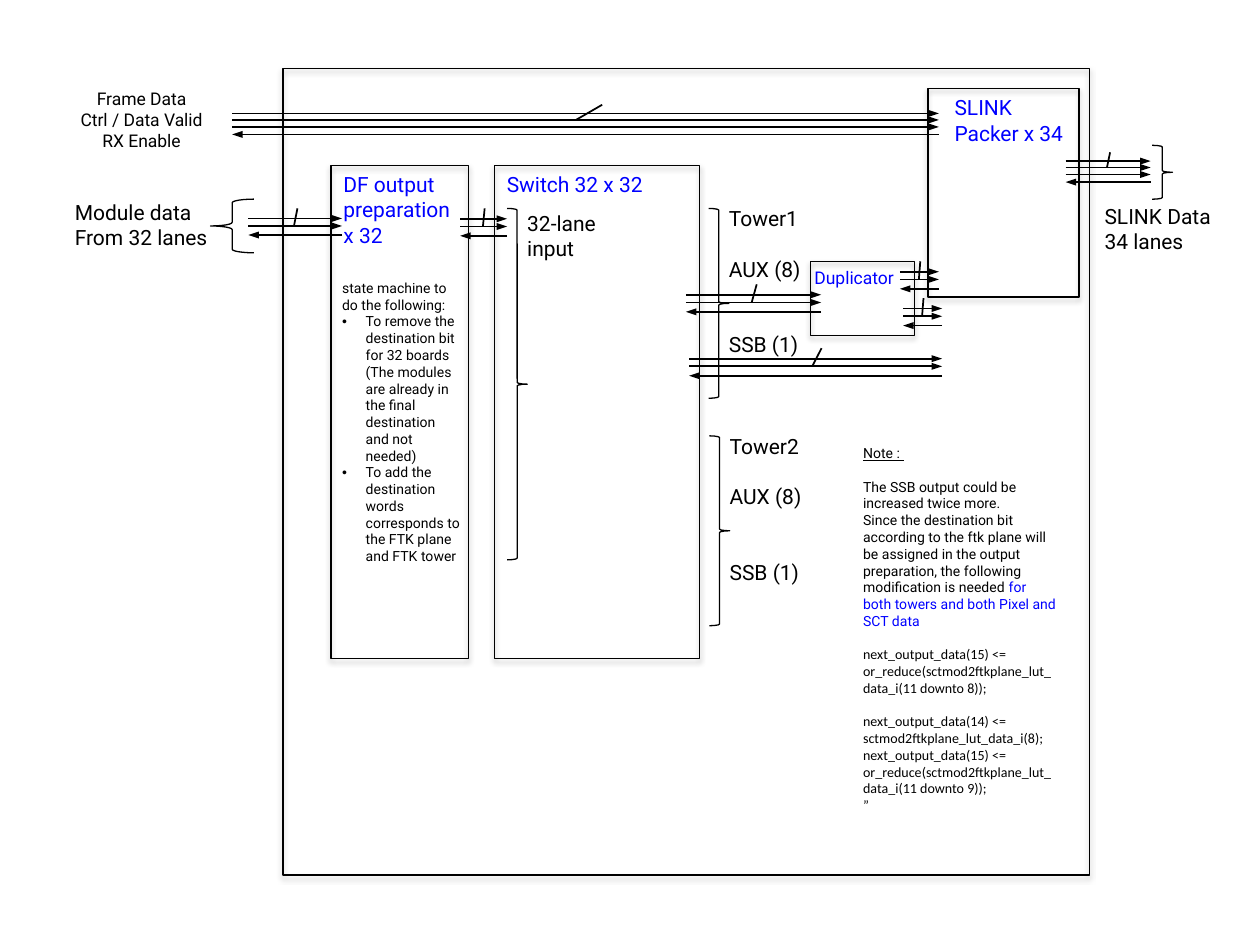
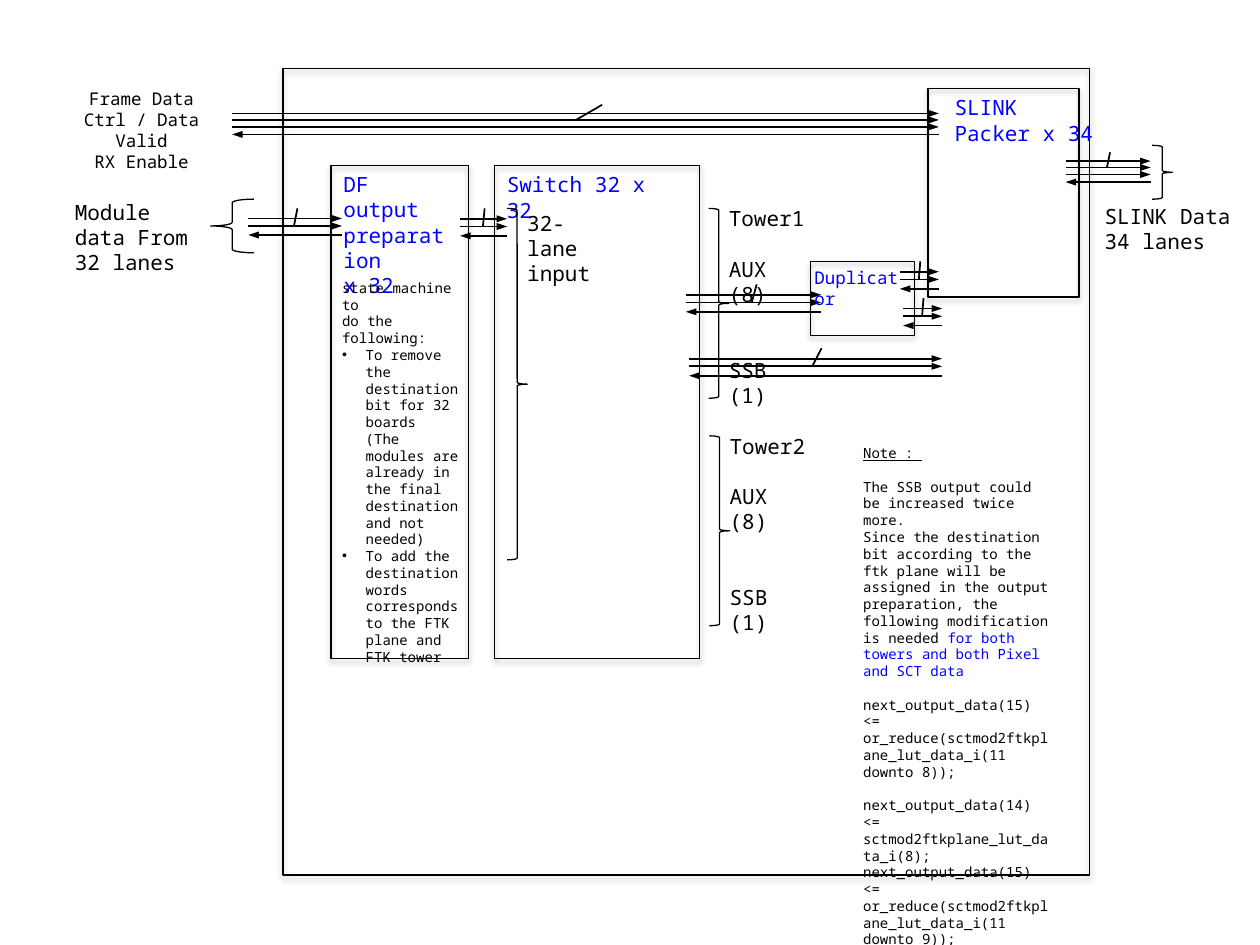
Before and after one commit to zihaoj/DataFormatterSpec, a slide deck: slide 10 of figures.pptx (slide 9 before the commit). Drawn at 1260x945 pixels with LibreOffice and Linux fonts; fonts in the diff are those of the drawing. Boxes give left, top, right and bottom in pixels: in the first picture for what was removed or moved away, otherwise in the second. Text is boxed around its words. In the diff, an @@ line names an element or a change of style, - is before the commit and + after.

```diff
--- a/figures.pptx
+++ b/figures.pptx
@@ font Roboto to Noto Sans Mono in 11 elements at box(84, 92, 199, 168), box(75, 204, 188, 271), box(343, 177, 419, 294), box(507, 176, 646, 225), box(527, 211, 590, 286), box(729, 211, 805, 407), box(730, 439, 806, 634), box(803, 261, 915, 295), box(955, 99, 1093, 148), box(1105, 208, 1230, 250), box(342, 279, 459, 662) @@
@@ text "Note :" at box(863, 448, 1048, 945): font Roboto to Noto Sans Mono in "Note :", "The SSB output could be increased twice ...", "Since the destination bit according to the ..."; font Calibri to Noto Sans Mono in "next_output_data(15) <= or_reduce(sctmod2ftkplane_lut_data_i ...", "next_output_data(14) <= sctmod2ftkplane_lut_data_i(8);", "next_output_data(15) <= or_reduce(sctmod2ftkplane_lut_data_i ..." @@
```
Also in this commit, not shown: 10 other slides changed, 4 slides added, 1 slide removed, 6 other files.
